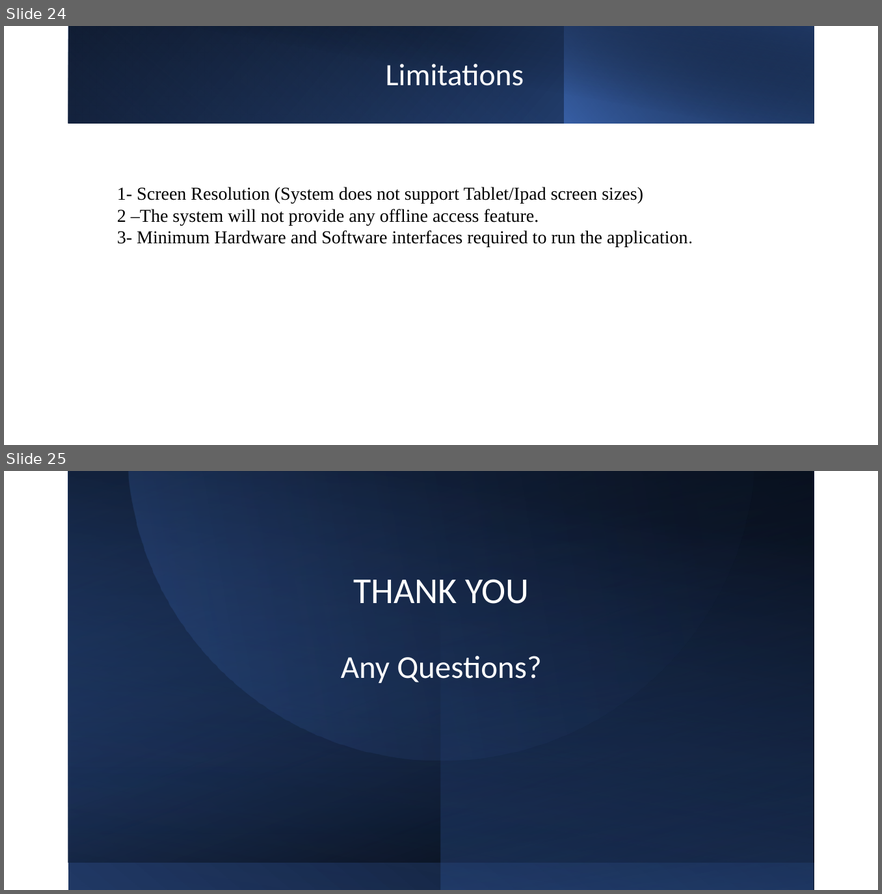
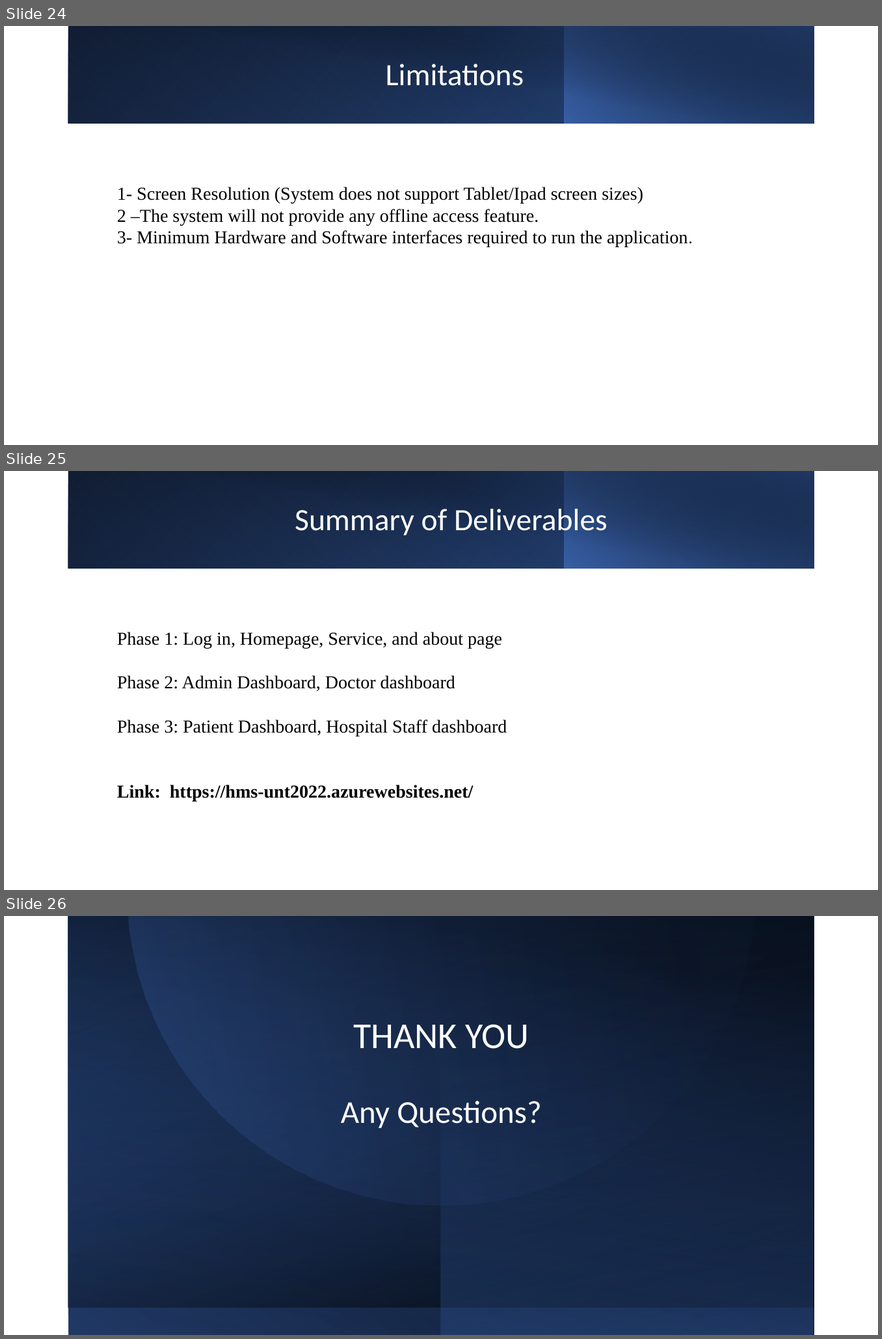
Before and after one commit to abhayarora23UNT/HMS_WebApp, a slide deck: HMS/Untignitots-del-5.pptx. Shown one above the other, each under a label of ours: slides 24 and 25 before the commit, slides 24, 25 and 26 after it. The pictures are 882x894 and 882x1339 pixels, drawn with LibreOffice and Linux fonts; fonts in the diff are those of the drawing. Boxes give left, top, right and bottom in pixels: in the first picture for what was removed or moved away, otherwise in the second. Text is boxed around its words. In the diff, an @@ line names an element or a change of style, - is before the commit and + after.

```diff
--- a/HMS/Untignitots-del-5.pptx
+++ b/HMS/Untignitots-del-5.pptx
@@ slide 25 added at bbox=[4, 471, 878, 890], background #FFFFFF @@
@@ rectangle added at bbox=[68, 471, 813, 568], fill gradient #000000 to #2F5597 @@
@@ rectangle added at bbox=[68, 471, 564, 568], fill gradient #4472C4 to #203864 @@
@@ rectangle added at bbox=[96, 471, 813, 569], fill gradient #000000 to #203864 @@
@@ rectangle added at bbox=[564, 471, 813, 568], fill gradient #4472C4 to #000000 @@
@@ title added at bbox=[295, 509, 607, 538], 34 pt, text #FFFFFF @@
+Summary of Deliverables
@@ text added at bbox=[117, 632, 506, 801], 20 pt, text #000000 @@
+Phase 1: Log in, Homepage, Service, and about page
+Phase 2: Admin Dashboard, Doctor dashboard
+Phase 3: Patient Dashboard, Hospital Staff dashboard
+Link: https://hms-unt2022.azurewebsites.net/
@@ what was slide 25 is now slide 26 @@
```
Also in this commit, not shown: 3 slides changed.
